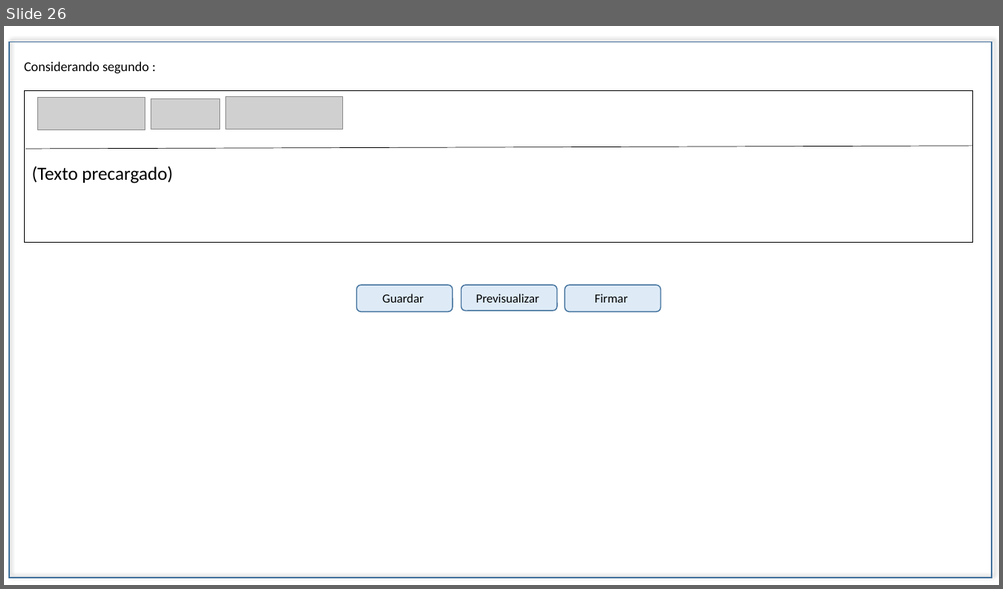
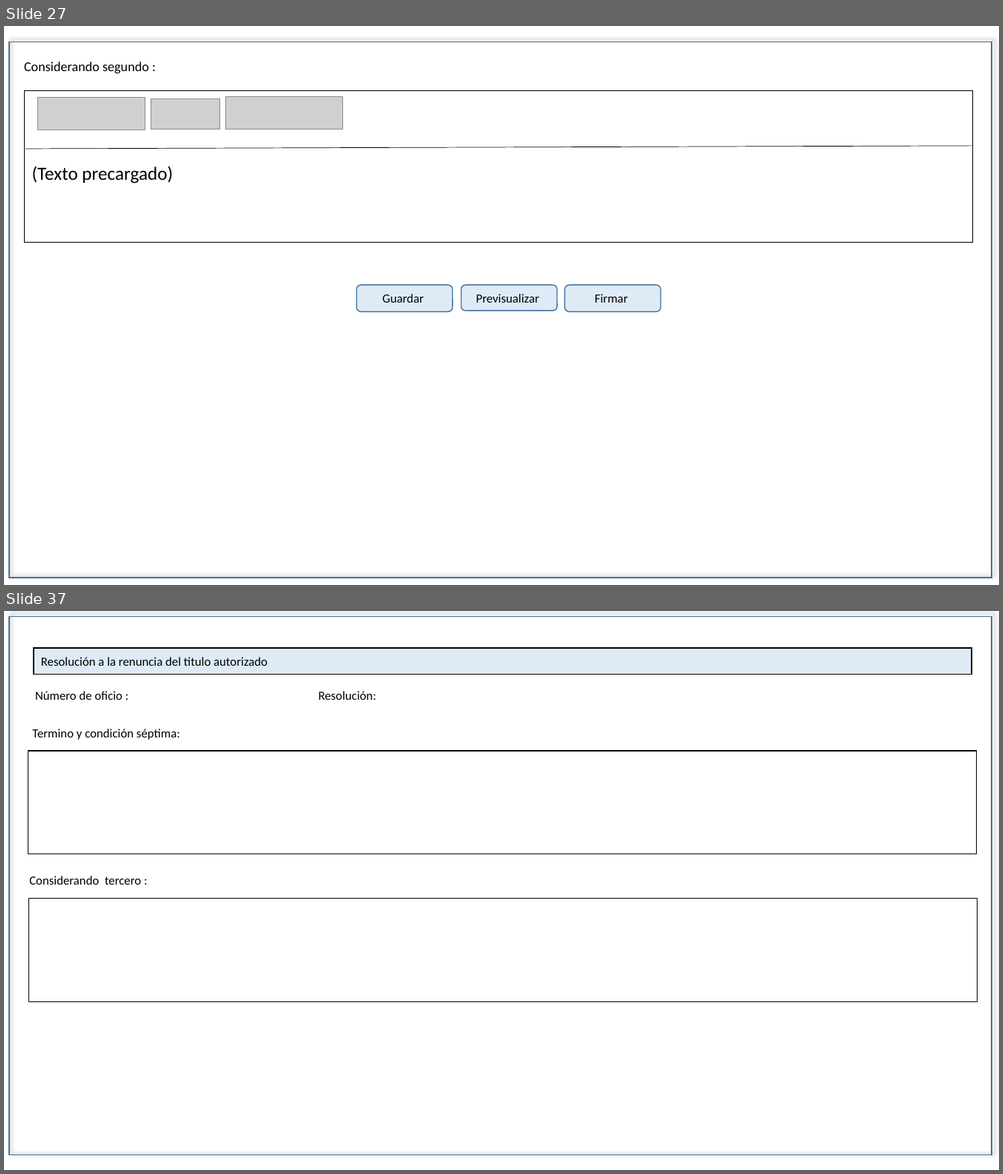
Before and after one commit to EDDIE83/Documentos, a slide deck: TAF 092019/Cancelación.pptx. Shown one above the other, each under a label of ours: slide 26 before the commit, slides 27 and 37 after it; the slides between them are not shown. The pictures are 1003x589 and 1003x1174 pixels, drawn with LibreOffice and Linux fonts; fonts in the diff are those of the drawing; grey boxes stand for pictures. Boxes give left, top, right and bottom in pixels: in the first picture for what was removed or moved away, otherwise in the second. Text is boxed around its words. In the diff, an @@ line names an element or a change of style, - is before the commit and + after.

```diff
--- a/TAF 092019/Cancelación.pptx
+++ b/TAF 092019/Cancelación.pptx
@@ slide 37 added at bbox=[4, 611, 999, 1170], background #FFFFFF @@
@@ rectangle added at bbox=[9, 616, 991, 1156], outline #43739E 1 pt @@
@@ rectangle added at bbox=[34, 648, 972, 675], fill #DEEBF7, outline #000000 1 pt, 12 pt, text #000000 @@
+Resolución a la renuncia del titulo autorizado
@@ text added at bbox=[35, 691, 123, 700], 12 pt, text #000000 @@
+Número de oficio :
@@ text added at bbox=[318, 691, 376, 700], 12 pt, text #000000 @@
+Resolución:
@@ text added at bbox=[32, 729, 180, 740], 12 pt, text #000000 @@
+Termino y condición séptima:
@@ table added at bbox=[28, 752, 977, 855], 1 rows, 1 columns @@
+
@@ text added at bbox=[29, 876, 141, 885], 12 pt, text #000000 @@
+Considerando tercero :
@@ table added at bbox=[29, 899, 978, 1002], 1 rows, 1 columns @@
+
@@ what was slide 26 is now slide 27 @@
```
Also in this commit, not shown: 9 slides changed, 14 other slides added, 11 other files.
